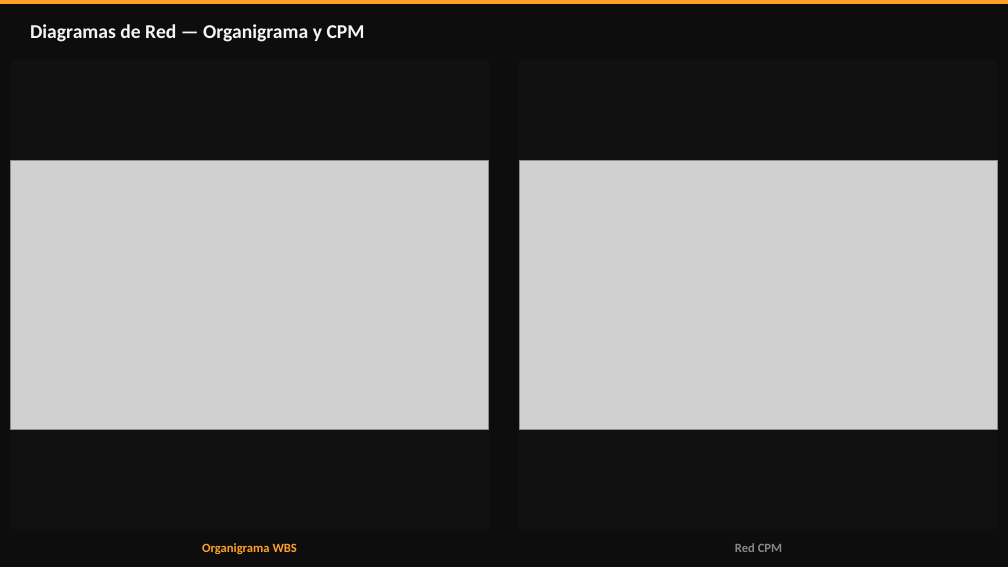
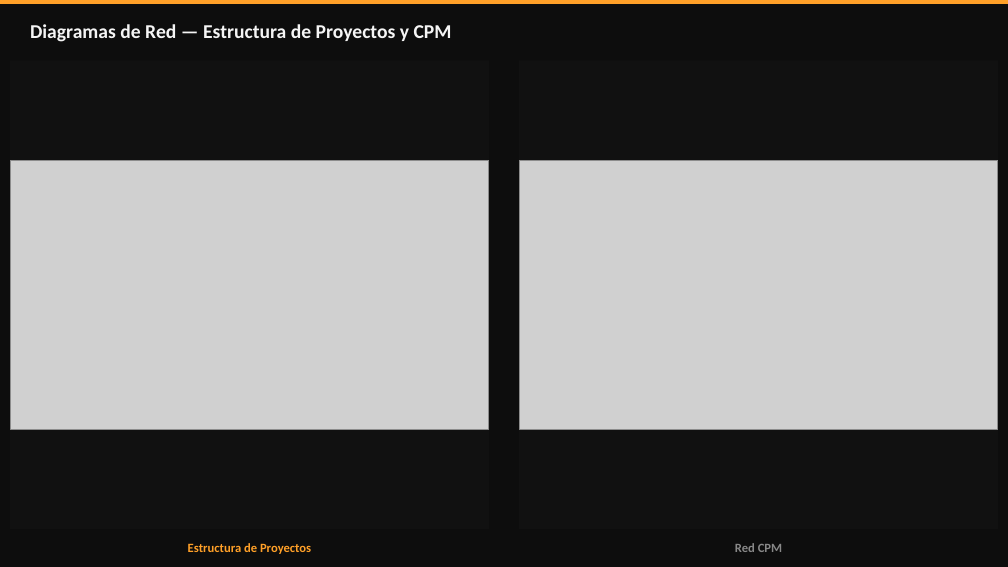
Before and after one commit to ehchavezm-hub/10-cronograma, a slide deck: slide 100 of docs/ECM_Project_Guia_de_Uso.pptx. Drawn at 1008x567 pixels with LibreOffice and Linux fonts; fonts in the diff are those of the drawing; grey boxes stand for pictures. Boxes give left, top, right and bottom in pixels: in the first picture for what was removed or moved away, otherwise in the second. Text is boxed around its words. In the diff, an @@ line names an element or a change of style, - is before the commit and + after.

```diff
--- a/docs/ECM_Project_Guia_de_Uso.pptx
+++ b/docs/ECM_Project_Guia_de_Uso.pptx
@@ text at (30, 24, 452, 42): text changed @@
-Diagramas de Red — Organigrama y CPM
+Diagramas de Red — Estructura de Proyectos y CPM
@@ text at (188, 543, 311, 554): text changed @@
-Organigrama WBS
+Estructura de Proyectos
```
Also in this commit, not shown: 6 other slides changed.
